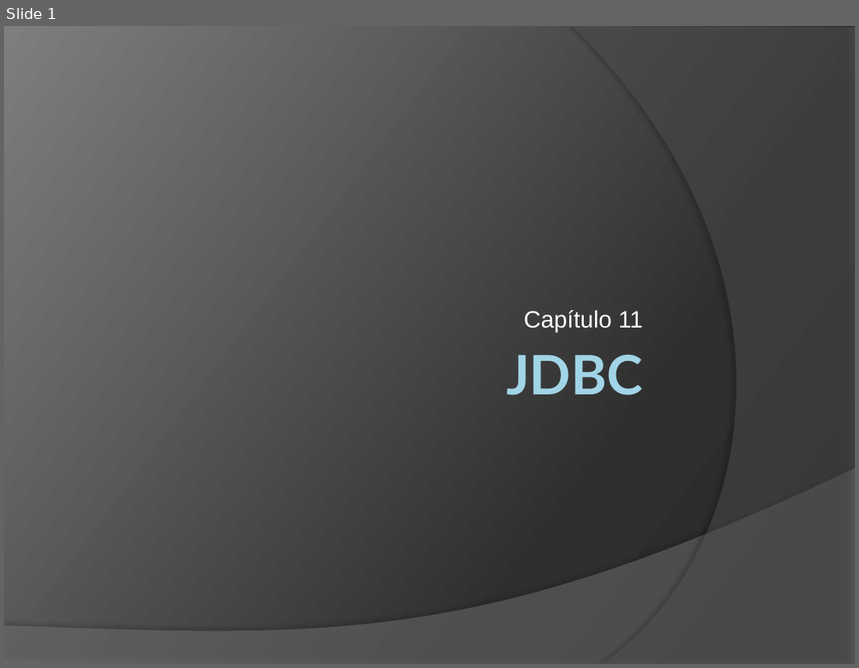
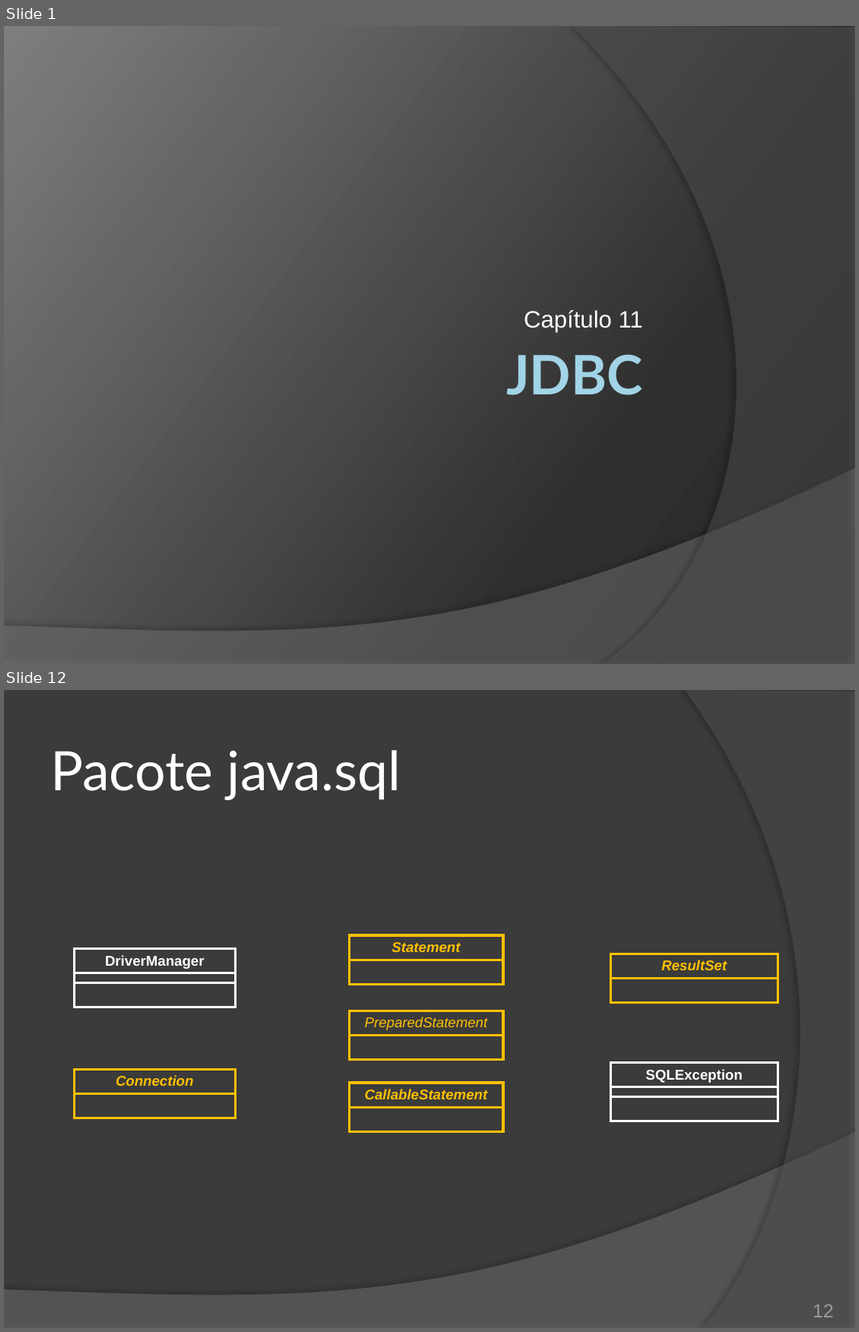
Before and after one commit to duchesqui/slzvieira-training, a slide deck: 2-Java-Programmer-Modulo-II/19.Capitulo11.pptx. Shown one above the other, each under a label of ours: slide 1 before the commit, slides 1 and 12 after it; the slides between them are not shown. The pictures are 859x668 and 859x1332 pixels, drawn with LibreOffice and Linux fonts; fonts in the diff are those of the drawing. Boxes give left, top, right and bottom in pixels: in the first picture for what was removed or moved away, otherwise in the second. Text is boxed around its words. In the diff, an @@ line names an element or a change of style, - is before the commit and + after.

Commit message:
Início da apresentação de JDBC. Inclusão dos drivers Oracle, My Sql e SQL Server.

```diff
--- a/2-Java-Programmer-Modulo-II/19.Capitulo11.pptx
+++ b/2-Java-Programmer-Modulo-II/19.Capitulo11.pptx
@@ slide 12 added at (4, 690, 855, 1328), background #3B3B3B; not listed: 1 template element that a slide beside it also shows @@
@@ freeform shape added at (685, 690, 855, 1328), fill #5E5E5E at 40% opacity @@
@@ title added at (51, 750, 401, 800), 46 pt, text #FFFFFF @@
+Pacote java.sql
@@ table added at (350, 935, 503, 986), 2 rows, 1 columns @@
+Statement
+
@@ table added at (75, 948, 236, 1011), 3 rows, 1 columns @@
+DriverManager
+
+
@@ table added at (611, 954, 778, 1005), 2 rows, 1 columns @@
+ResultSet
+
@@ table added at (350, 1011, 503, 1062), 2 rows, 1 columns @@
+PreparedStatement
+
@@ table added at (75, 1070, 236, 1121), 2 rows, 1 columns @@
+Connection
+
@@ table added at (611, 1063, 778, 1125), 3 rows, 1 columns @@
+SQLException
+
+
@@ table added at (350, 1083, 503, 1135), 2 rows, 1 columns @@
+CallableStatement
+
@@ page number added at (813, 1305, 834, 1318), 16 pt, text #9D9B9A @@
+12
```
Also in this commit, not shown: 18 other slides added, 8 slides removed, 7 other files.
